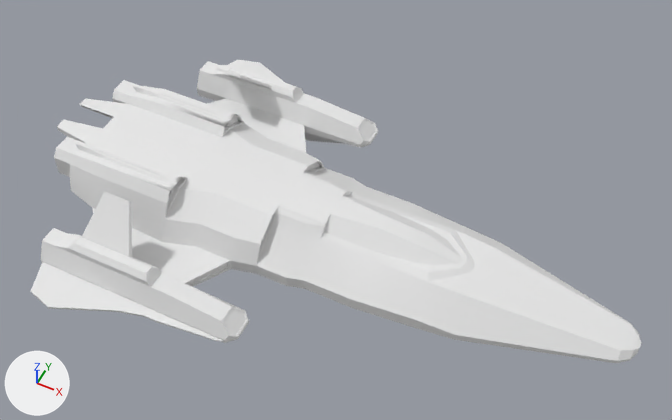
An edit to the FBX model Assets/Models/Spaceships_8.fbx, drawn before and after from the same camera.
Camera for both pictures: a 50 mm lens placed at (12.34, -34.45, 23.7), pointed at (3.05, -15.88, 0.49). Arrows for +X, +Y and +Z are at lower left; the lights stay in place. Where no turn or scale is listed for an object, it has been applied to the vertices. Vertices at the same position are counted once.

Script lines for the objects in view, before the commit:
```python
mat_material_008 = principled_material('Material.008')
mat_material_008.base_color = (0.8, 0.8, 0.8)  # white #e7e7e7
mat_material_008.roughness = 0.69
me_mesh = bpy.data.meshes.new('Mesh')
me_mesh.from_pydata(...)  # 731 vertices, 692 faces; spans x -15.2..5.9, y -6.8..6.8, z -1.3..1.9
me_mesh.materials.append(mat_material_008)  # white #e7e7e7
ob_cube_008 = bpy.data.objects.new('Cube.008', me_mesh)
ob_cube_008.location = (7.65, -16.17, 0.0)
```
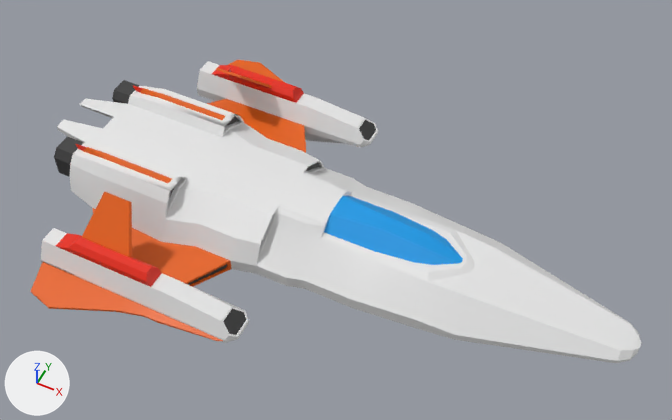
The newer file is also turned or shifted as a whole; pictures and numbers use the older file's frame.

Changed parts and their boxes [x1, y1, x2, y2] in the pictures (672 x 420 px):
'Cube.008', recoloured, surface changed
    both: [31, 60, 466, 343]
part 1 of me_mesh, recoloured (white to orange)
    both: [31, 60, 306, 341]
part 2 of me_mesh, recoloured
    both: [54, 80, 140, 177]
part 3 of me_mesh, recoloured (white to black)
    both: [170, 187, 246, 335]
part 4 of me_mesh, recoloured (white to black)
    both: [227, 116, 376, 140]
part 5 of me_mesh, recoloured
    both: [306, 162, 320, 171]
part 6 of me_mesh, recoloured (white to red)
    both: [56, 65, 304, 287]
part 7 of me_mesh, recoloured (white to blue)
    both: [324, 195, 463, 265]

Patch to the scene script:
```diff
--- a/Assets/Models/Spaceships_8.fbx.py
+++ b/Assets/Models/Spaceships_8.fbx.py
@@ mat_material_008 @@
 mat_material_008 = principled_material('Material.008')
-mat_material_008.base_color = (0.8, 0.8, 0.8)  # white #e7e7e7
+mat_material_008.base_color = (1.0, 0.0, 0.533)  # pink #ff00c1
 mat_material_008.roughness = 0.69
+mat_material_008.alpha = 0.0
@@ mat_whitemetal @@
+mat_whitemetal = principled_material('WhiteMetal')
+mat_whitemetal.base_color = (0.8, 0.8, 0.8)  # white #e7e7e7
@@ mat_redmetal @@
+mat_redmetal = principled_material('RedMetal')
+mat_redmetal.base_color = (0.8, 0.0166, 0.0)  # red #e72300
@@ mat_wingmaterial @@
+mat_wingmaterial = principled_material('WingMaterial')
+mat_wingmaterial.base_color = (0.8, 0.118, 0.0)  # orange #e76000
@@ mat_graydark @@
+mat_graydark = principled_material('GrayDark')
+mat_graydark.base_color = (0.0413, 0.0413, 0.0413)  # black #393939
@@ mat_bluewindowsglass @@
+mat_bluewindowsglass = principled_material('BlueWindowsGlass ')
+mat_bluewindowsglass.base_color = (0.0, 0.324, 0.8)  # blue #009ae7
@@ me_mesh @@
 me_mesh.from_pydata(...)  # 731 vertices, 692 faces; spans x -15.2..5.9, y -6.8..6.8, z -1.3..1.9
 # used by ob_cube_008; location = (7.65, -16.17, 0.0)
+# me_mesh part 1: 124 of the faces centred in x -13.3..-5.7, y -6.7..6.7, z -0.6..1.9 switch from mat_material_008 (white #e7e7e7) to mat_wingmaterial (orange #e76100)
+# me_mesh part 2: 52 of the faces centred in x -14.2..-11.8, y -4.8..4.8, z -0.4..1.2 switch from mat_material_008 (white #e7e7e7) to mat_graydark (black #393939)
+# me_mesh part 3: 3 of the faces centred in x -9.6..-5.5, y -4.8..-1.8, z -0.4..1.1 switch from mat_material_008 (white #e7e7e7) to mat_graydark (black #393939)
+# me_mesh part 4: 3 of the faces centred in x -9.6..-5.5, y 1.8..4.8, z -0.4..1.1 switch from mat_material_008 (white #e7e7e7) to mat_graydark (black #393939)
+# me_mesh part 5: 2 of the faces centred in x -6.3, y -1.6..1.6, z 0.6 switch from mat_material_008 (white #e7e7e7) to mat_graydark (black #393939)
+# me_mesh part 6: 59 of the faces centred in x -13.5..-8.5, y -5.1..5.1, z 0.5..1.4 switch from mat_material_008 (white #e7e7e7) to mat_redmetal (red #e72300)
+# me_mesh part 7: 34 of the faces centred in x -3.6..0.0, y -0.8..0.8, z 0.7..1.1 switch from mat_material_008 (white #e7e7e7) to mat_bluewindowsglass (blue #009ae7)
+me_mesh.materials.append(mat_whitemetal)  # white #e7e7e7
```
